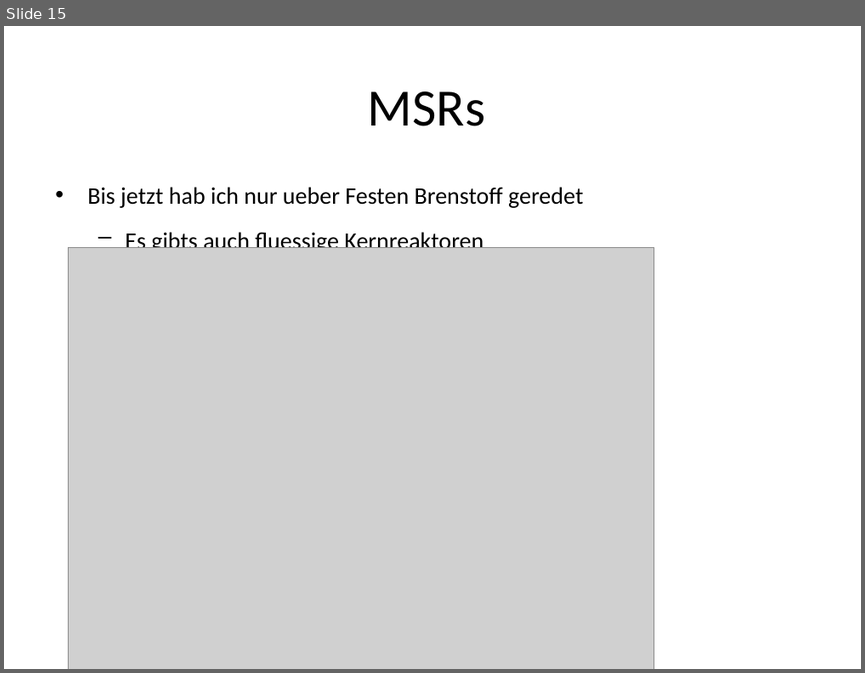
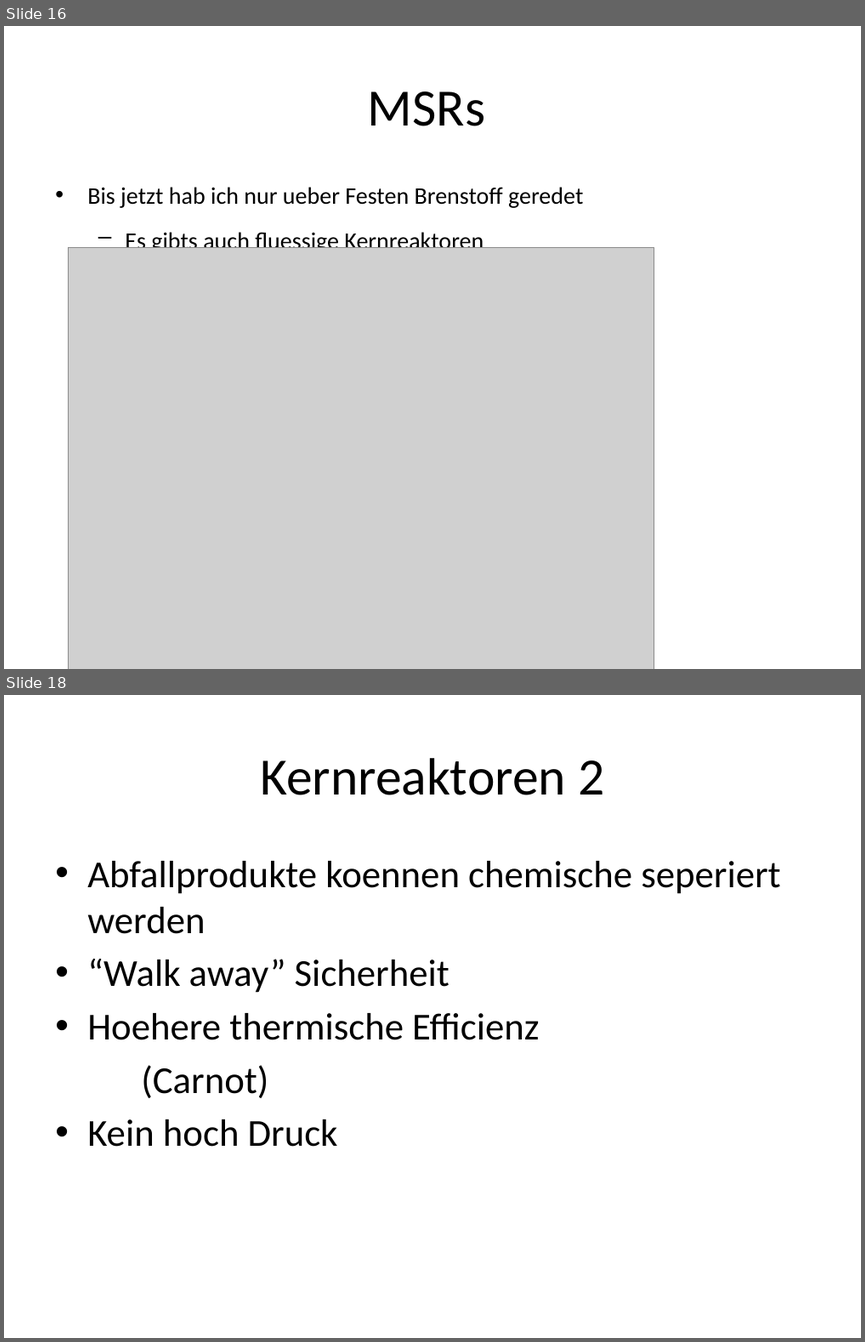
Before and after one commit to EnemyoftheFarmer/Thorium-Presentation, a slide deck: Thorium Reactors.pptx. Shown one above the other, each under a label of ours: slide 15 before the commit, slides 16 and 18 after it; the slides between them are not shown. The pictures are 865x673 and 865x1342 pixels, drawn with LibreOffice and Linux fonts; fonts in the diff are those of the drawing; grey boxes stand for pictures. Boxes give left, top, right and bottom in pixels: in the first picture for what was removed or moved away, otherwise in the second. Text is boxed around its words. In the diff, an @@ line names an element or a change of style, - is before the commit and + after.

```diff
--- a/Thorium Reactors.pptx
+++ b/Thorium Reactors.pptx
@@ slide 18 added at bbox=[4, 695, 861, 1338], background #FFFFFF @@
@@ title added at bbox=[260, 758, 604, 795], 44 pt, text #000000 @@
+Kernreaktoren 2
@@ text added at bbox=[87, 861, 780, 1146], 32 pt, text #000000 @@
+• Abfallprodukte koennen chemische seperiert werden
+• “Walk away” Sicherheit
+• Hoehere thermische Efficienz
+(Carnot)
+• Kein hoch Druck
@@ what was slide 15 is now slide 16 @@
```
Also in this commit, not shown: 3 slides changed, 3 other slides added.
